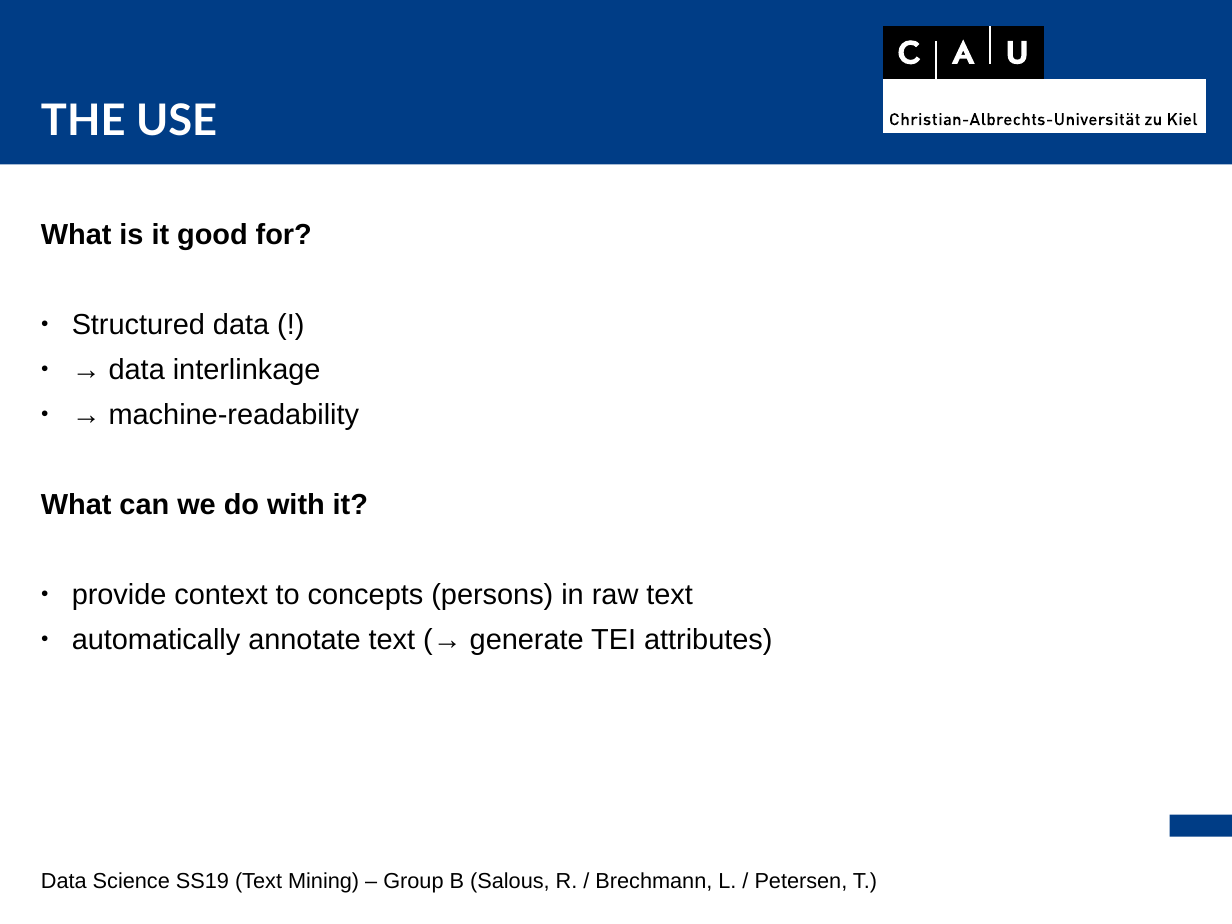
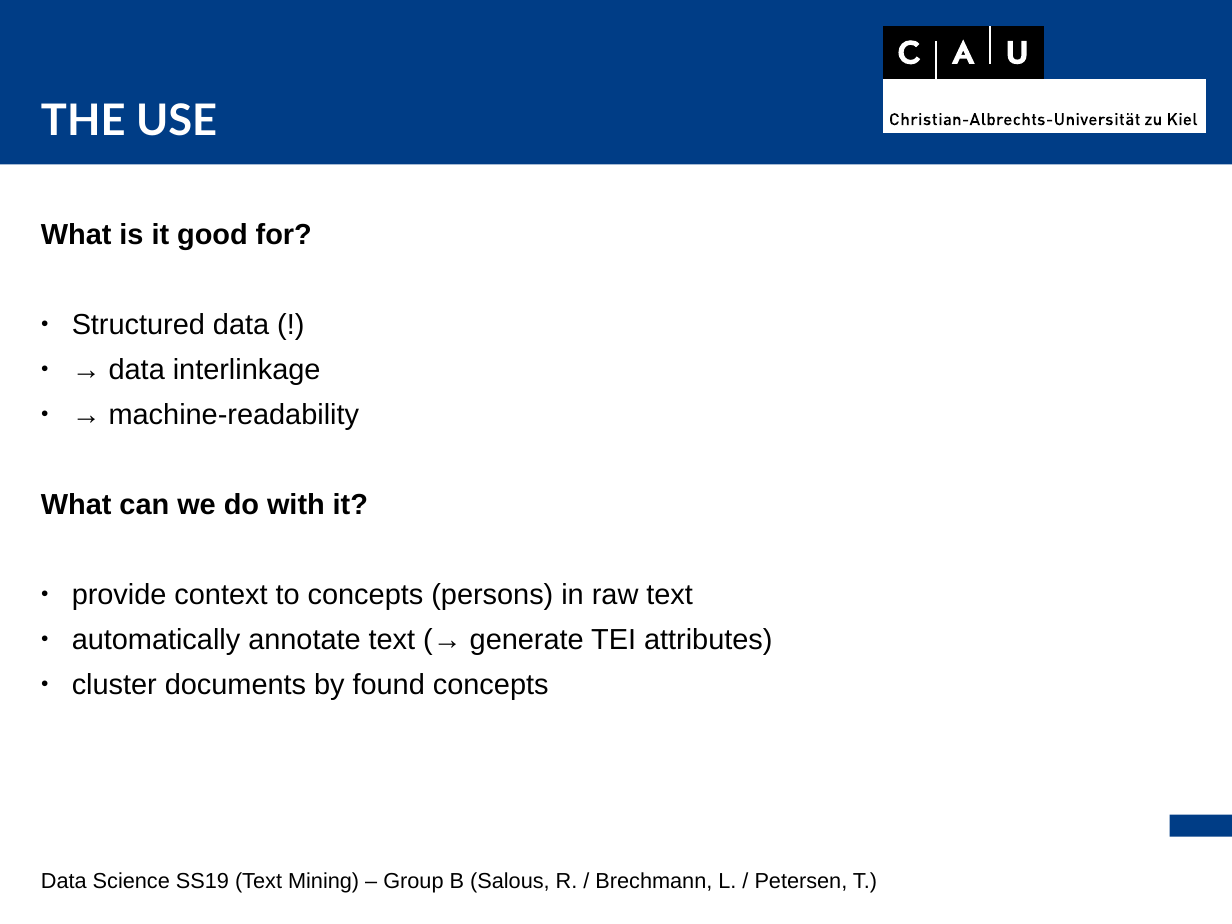
Before and after one commit to thorge/concept-ranking, a slide deck: slide 5 of presentation/pres.odp. Drawn at 1232x924 pixels with LibreOffice and Linux fonts; fonts in the diff are those of the drawing. Boxes give left, top, right and bottom in pixels: in the first picture for what was removed or moved away, otherwise in the second. Text is boxed around its words. In the diff, an @@ line names an element or a change of style, - is before the commit and + after.

Commit message:
changed some slide text

```diff
--- a/presentation/pres.odp
+++ b/presentation/pres.odp
@@ text at <box>72,673,549,699</box>: paragraph added @@
+● cluster documents by found concepts
```
